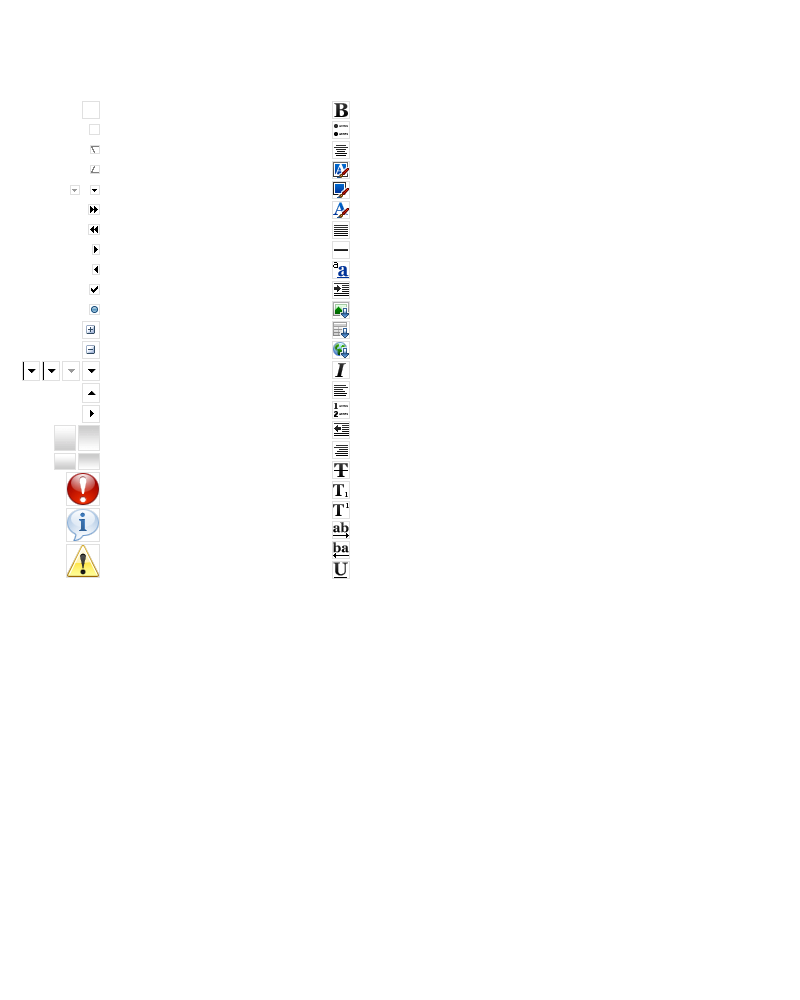
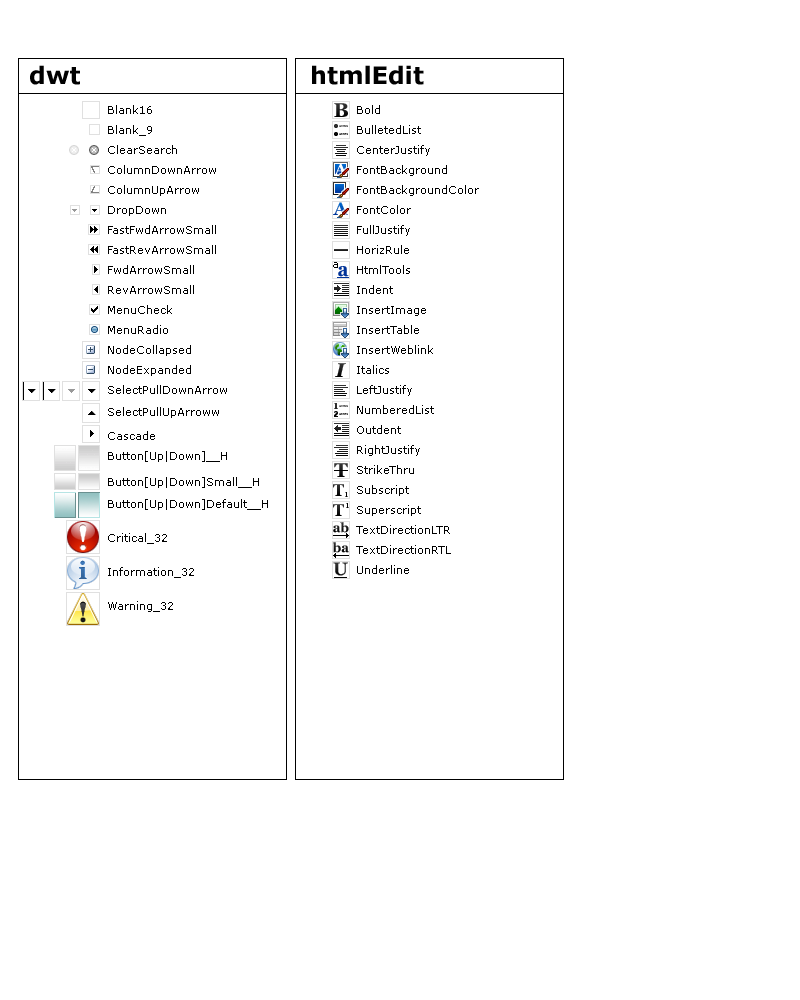
Layers edited between the first and the second 800x1000 image:
painted on "icon" over [22, 145, 100, 626]
added group "bg" (1st of 2) with 4 layers over [18, 58, 564, 780]
showed "folder label", moved it into group "bg" over [30, 65, 424, 85]
showed "dwt text", moved it into group "bg", painted on it over [108, 105, 268, 612]
showed "htmlEdit text", moved it into group "bg" over [356, 105, 479, 574]
showed "bg" (2nd of 2, in "bg"), moved it into group "bg" over [18, 58, 564, 780]
